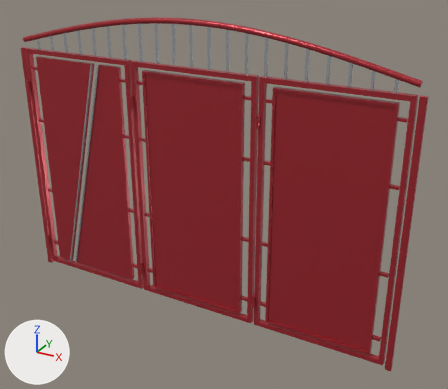
The glTF model backend/database/seeders/assets/models/red-solid-privacy-gate-13.glb, before and after one commit.
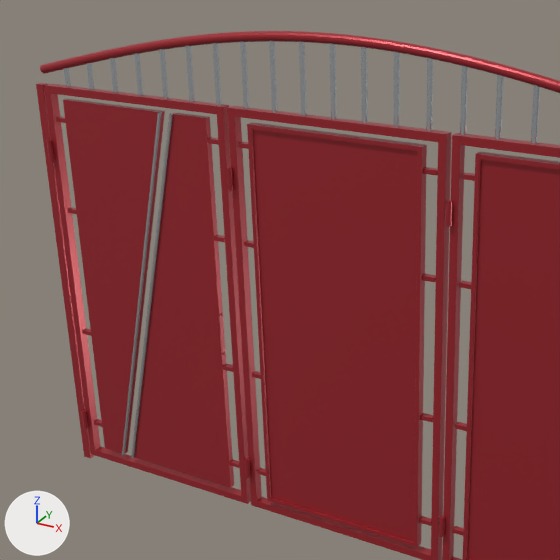
There are two pictures of each version: one whole from a 50 mm camera at (2.33, -3.76, 3.0) aimed at (0.23, 0.05, 1.1), one close up on the part from 0% to 72% of the width and 0% to 82% of the height. The lights are fixed; the arrows at lower left show +X, +Y and +Z. The older version's two pictures come first. Where no turn or scale is listed for an object, it has been applied to the vertices. Vertices at exactly the same position are counted once.

Before the edit, the objects in view are built like this:
```python
ob_leaf_1___slanted_slot_trim = bpy.data.objects.new('Leaf 1 / Slanted slot trim', me_leaf_1___slanted_slot_trim)
ob_leaf_1___slanted_slot_trim.location = (0.0, 0.0, 0.0)
ob_leaf_1___slanted_split_solid_panel = bpy.data.objects.new('Leaf 1 / Slanted split solid panel', me_leaf_1___slanted_split_solid_panel)
ob_leaf_1___slanted_split_solid_panel.location = (0.0, 0.0, 0.0)
ob_leaf_1___solid_panel_thickness = bpy.data.objects.new('Leaf 1 / Solid panel thickness', me_leaf_1___solid_panel_thickness)
ob_leaf_1___solid_panel_thickness.location = (0.0, 0.0, 0.0)
ob_leaf_3___leaf_frame = bpy.data.objects.new('Leaf 3 / Leaf frame', me_leaf_3___leaf_frame)
ob_leaf_3___leaf_frame.location = (0.0, 0.0, 0.0)
# me_leaf_1___slanted_split_solid_panel
# before: 1 (-1.35, -0.01, 0.12) at pixel (123, 454), 2 (-0.9, -0.01, 1.99) at pixel (160, 112), 5 (-0.9, 0.01, 1.99) at pixel (164, 111), 6 (-1.35, 0.01, 0.12) at pixel (127, 451), 8 (-1.29, -0.01, 0.12) at pixel (133, 457)
# before: 11 (-0.83, -0.01, 1.99) at pixel (171, 113), 12 (-0.83, 0.01, 1.99) at pixel (176, 112), 15 (-1.29, 0.01, 0.12)
# me_leaf_1___solid_panel_thickness
# before: 1 (-1.35, 0.01, 0.12) at pixel (127, 451), 2 (-1.35, -0.01, 0.12) at pixel (123, 454), 4 (-0.9, 0.01, 1.99) at pixel (164, 111), 5 (-0.9, -0.01, 1.99) at pixel (160, 112), 8 (-1.29, 0.01, 0.12)
# before: 11 (-1.29, -0.01, 0.12) at pixel (133, 457), 14 (-0.83, 0.01, 1.99) at pixel (176, 112), 15 (-0.83, -0.01, 1.99) at pixel (171, 113)
# also in view: 'Leaf 2 / Raised panel molding' at (0.0, -0.02, 1.05); 'Outer installation jamb' at (0.0, 0.0, 1.04); 'Silver top grille bars' at (0.0, 0.0, 2.21); 'Leaf 3 / Raised panel molding' at (1.07, -0.02, 1.05); 'Leaf 3 / Inset solid privacy panel' at (1.07, 0.0, 1.05)
```
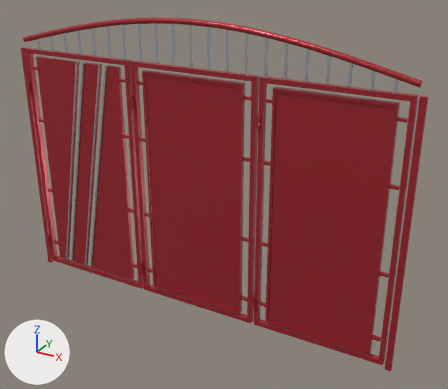
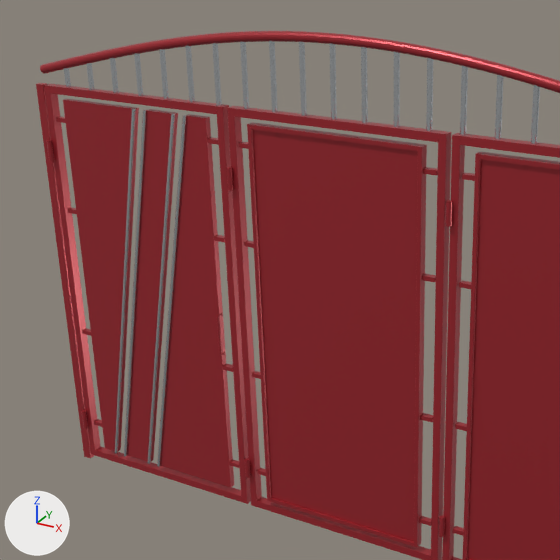
Patch to the scene script:
```diff
--- a/backend/database/seeders/assets/models/red-solid-privacy-gate-13.glb.py
+++ b/backend/database/seeders/assets/models/red-solid-privacy-gate-13.glb.py
@@ me_leaf_1___slanted_split_solid_panel @@
 # verts and faces of me_leaf_1___slanted_split_solid_panel; kept vertices keep their numbers, new ones are numbered from 16
-me_leaf_1___slanted_split_solid_panel.from_pydata(...)  # 16 vertices, 8 faces; spans x -1.49..-0.65, y -0.01..0.01, z 0.12..1.99
+me_leaf_1___slanted_split_solid_panel.from_pydata(...)  # 24 vertices, 12 faces; spans x -1.49..-0.65, y -0.01..0.01, z 0.12..1.99
+# me_leaf_1___slanted_split_solid_panel part 1
+verts[1] = (-1.4, -0.01, 0.12)  # moved, pixel (116, 452)
+verts[6] = (-1.4, 0.01, 0.12)  # moved, pixel (120, 449)
+verts[2] = (-1.05, -0.01, 1.99)  # moved, pixel (134, 108)
+verts[5] = (-1.05, 0.01, 1.99)  # moved, pixel (138, 107)
+verts[8] = (-1.11, -0.01, 0.12)  # moved, pixel (159, 465)
+verts[15] = (-1.11, 0.01, 0.12)  # moved
+verts[11] = (-0.76, -0.01, 1.99)  # moved, pixel (185, 115)
+verts[12] = (-0.76, 0.01, 1.99)  # moved, pixel (189, 114)
+verts[16] = (-1.34, -0.01, 0.12)  # pixel (126, 454)
+verts[17] = (-1.18, -0.01, 0.12)  # pixel (149, 462)
+verts[18] = (-1.18, 0.01, 0.12)  # pixel (153, 459)
+verts[19] = (-1.34, 0.01, 0.12)
+for new, old in zip([*range(20, 24)], [*range(16, 20)]): verts[new] = verts[old] + (0.36, 0.0, 1.87)
+faces += [(16, 17, 21), (16, 21, 20), (18, 23, 22), (18, 19, 23)]
 me_leaf_1___slanted_split_solid_panel.materials.append(mat_red_finish)
@@ me_leaf_1___solid_panel_thickness @@
 # verts and faces of me_leaf_1___solid_panel_thickness; kept vertices keep their numbers, new ones are numbered from 16
-me_leaf_1___solid_panel_thickness.from_pydata(...)  # 16 vertices, 16 faces; spans x -1.49..-0.65, y -0.01..0.01, z 0.12..1.99
+me_leaf_1___solid_panel_thickness.from_pydata(...)  # 24 vertices, 24 faces; spans x -1.49..-0.65, y -0.01..0.01, z 0.12..1.99
+# me_leaf_1___solid_panel_thickness part 2
+verts[1] = (-1.4, 0.01, 0.12)  # moved, pixel (120, 449)
+verts[2] = (-1.4, -0.01, 0.12)  # moved, pixel (116, 452)
+verts[4] = (-1.05, 0.01, 1.99)  # moved, pixel (138, 107)
+verts[5] = (-1.05, -0.01, 1.99)  # moved, pixel (134, 108)
+verts[8] = (-1.11, 0.01, 0.12)  # moved
+verts[11] = (-1.11, -0.01, 0.12)  # moved, pixel (159, 465)
+verts[14] = (-0.76, 0.01, 1.99)  # moved, pixel (189, 114)
+verts[15] = (-0.76, -0.01, 1.99)  # moved, pixel (185, 115)
+verts[16] = (-1.34, 0.01, 0.12)
+verts[17] = (-1.18, 0.01, 0.12)  # pixel (153, 459)
+verts[18] = (-1.18, -0.01, 0.12)  # pixel (149, 462)
+verts[19] = (-1.34, -0.01, 0.12)  # pixel (126, 454)
+for new, old in zip([*range(20, 24)], [*range(16, 20)]): verts[new] = verts[old] + (0.36, 0.0, 1.87)
+faces += [(16, 17, 18), (16, 18, 19), (17, 21, 22), (17, 22, 18), (20, 23, 21), (21, 23, 22)]
+faces += [(16, 19, 20), (19, 23, 20)]
 me_leaf_1___solid_panel_thickness.materials.append(mat_red_finish)
@@ me_leaf_1___slanted_slot_trim @@
-me_leaf_1___slanted_slot_trim.from_pydata(...)  # 64 vertices, 120 faces; spans x -1.36..-0.83, y -0.03..-0.01, z 0.12..1.99
+me_leaf_1___slanted_slot_trim.from_pydata(...)  # 64 vertices, 120 faces; spans x -1.41..-0.98, y -0.03..-0.01, z 0.12..1.99
+# me_leaf_1___slanted_slot_trim part 3: the whole mesh is scaled about its middle by (0.782, 1, 1), then moved by (-0.1, 0.0, 0.0)
 me_leaf_1___slanted_slot_trim.materials.append(mat_polished_silver_hardware)
@@ ob_leaf_1___slanted_slot_trim_2 @@
+ob_leaf_1___slanted_slot_trim_2 = bpy.data.objects.new('Leaf 1 / Slanted slot trim 2', me_leaf_1___slanted_slot_trim_2)  # 64 vertices, 120 faces; spans x -1.18..-0.75, y -0.03..-0.01, z 0.12..1.99; in mat_polished_silver_hardware (light grey #d3d7da)
+ob_leaf_1___slanted_slot_trim_2.location = (0.0, 0.0, 0.0)
```

What differs and where, as boxes [x1, y1, x2, y2] in the close-ups (560 x 560 px):
'Leaf 1 / Slanted slot trim', moved, turned, rescaled
    before: [122, 112, 173, 459]
    after: [115, 109, 147, 456]
'Leaf 1 / Slanted slot trim 2', added
    after: [147, 114, 186, 467]
part 1 of me_leaf_1___slanted_split_solid_panel, reshaped
    both: [112, 108, 190, 467]
part 2 of me_leaf_1___solid_panel_thickness, cut back
    before: [125, 107, 190, 453]
    after: [118, 107, 190, 461]
